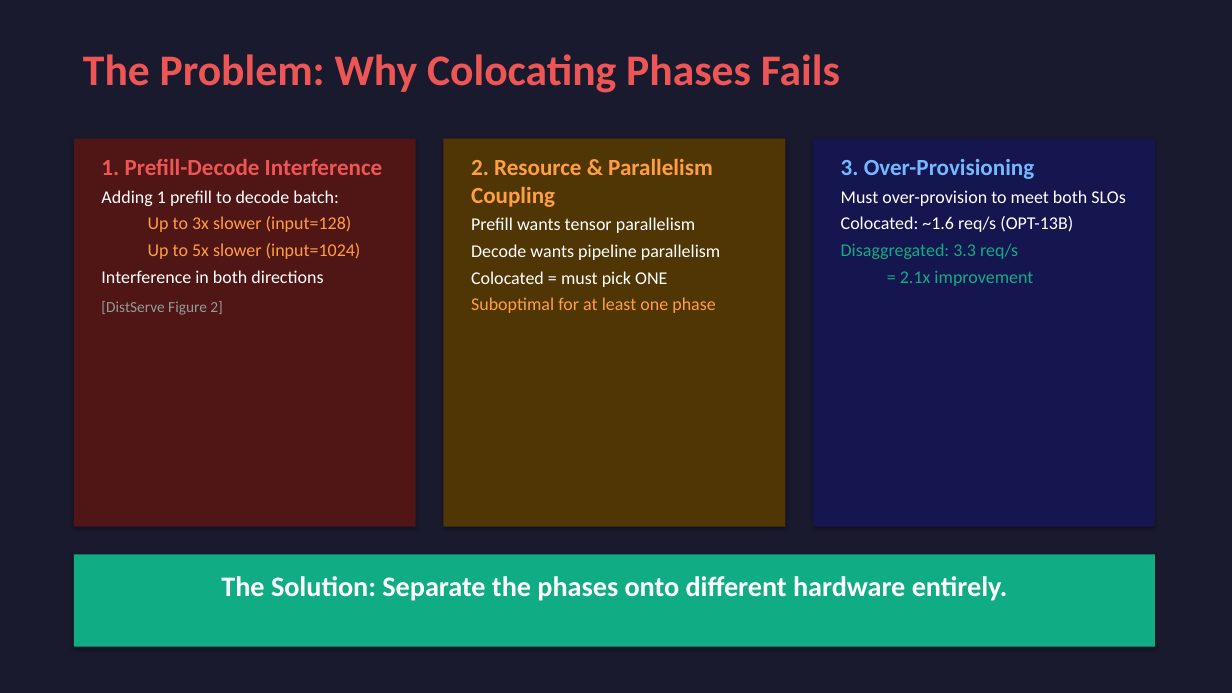
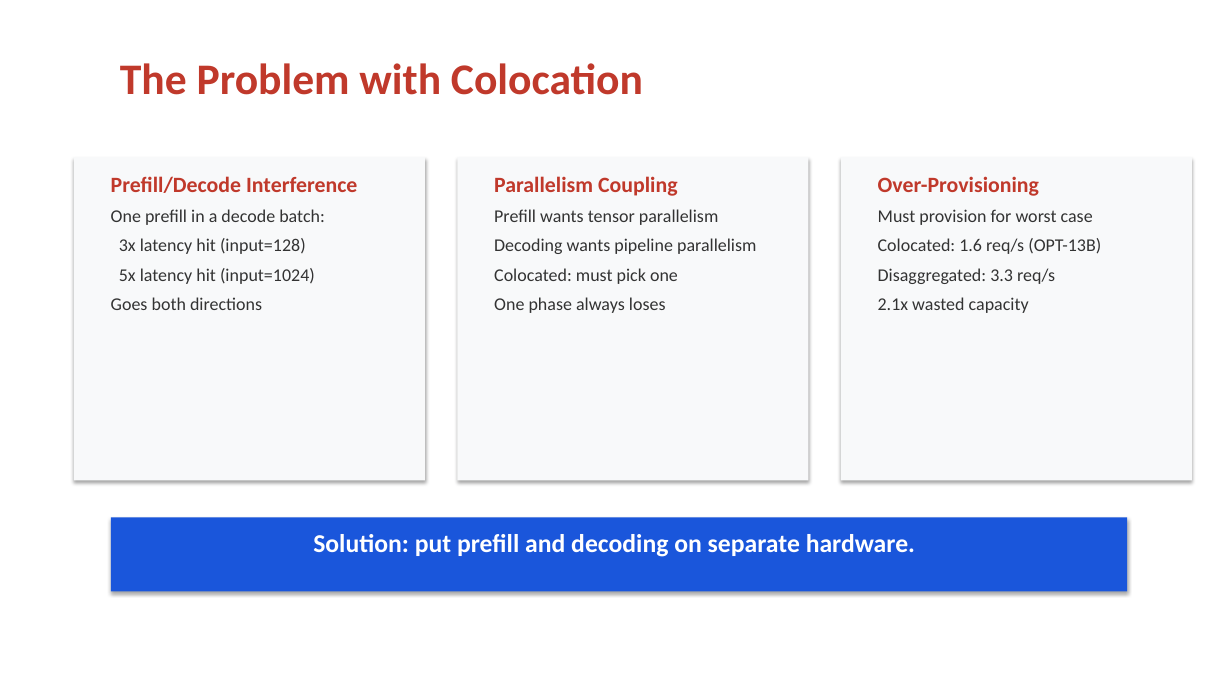
Before and after one commit to beratcelik1/llm-inference-phase-disaggregation, a slide deck: slide 6 of presentation/Phase_Disaggregation_LLM_Inference.pptx. Drawn at 1232x693 pixels with LibreOffice and Linux fonts; fonts in the diff are those of the drawing. Boxes give left, top, right and bottom in pixels: in the first picture for what was removed or moved away, otherwise in the second. Text is boxed around its words. In the diff, an @@ line names an element or a change of style, - is before the commit and + after.

```diff
--- a/presentation/Phase_Disaggregation_LLM_Inference.pptx
+++ b/presentation/Phase_Disaggregation_LLM_Inference.pptx
@@ background #1A1A2E to #FFFFFF @@
@@ text at [120, 63, 643, 95]: text changed; text colour #EE5555 to #C0392B @@
-The Problem: Why Colocating Phases Fails
+The Problem with Colocation
@@ rectangle: place and size @@
-rectangle at [74, 139, 416, 527]
+rectangle at [74, 157, 425, 481]
@@ rectangle at [74, 157, 425, 481]: fill #501515 to #F8F9FA @@
@@ text at [111, 176, 357, 310]: text changed; text colour #FFFFFF to #333333 @@
-1. Prefill-Decode Interference
-Adding 1 prefill to decode batch:
-  Up to 3x slower (input=128)
-  Up to 5x slower (input=1024)
-Interference in both directions
-[DistServe Figure 2]
+Prefill/Decode Interference
+One prefill in a decode batch:
+3x latency hit (input=128)
+5x latency hit (input=1024)
+Goes both directions
@@ rectangle: place and size @@
-rectangle at [444, 139, 786, 527]
+rectangle at [457, 157, 809, 481]
@@ rectangle at [457, 157, 809, 481]: fill #503505 to #F8F9FA @@
@@ text "Parallelism Coupling": place and size @@
-text "Parallelism Coupling" at [471, 159, 720, 313]
+text "Parallelism Coupling" at [494, 176, 756, 313]
@@ text at [494, 176, 678, 196]: text changed; size 18 to 17 pt; text colour #FF9F43 to #C0392B @@
-2. Resource & Parallelism Coupling
+Parallelism Coupling
@@ rectangle: place and size @@
-rectangle at [813, 139, 1155, 527]
+rectangle at [841, 157, 1192, 481]
@@ rectangle at [841, 157, 1192, 481]: fill #151550 to #F8F9FA @@
@@ text "Over-Provisioning": place and size @@
-text "Over-Provisioning" at [841, 159, 1125, 286]
+text "Over-Provisioning" at [878, 176, 1101, 313]
@@ text at [878, 176, 1101, 254]: text changed; text colour #FFFFFF to #333333 @@
-3. Over-Provisioning
-Must over-provision to meet both SLOs
-Colocated: ~1.6 req/s (OPT-13B)
+Over-Provisioning
+Must provision for worst case
+Colocated: 1.6 req/s (OPT-13B)
@@ text at [494, 209, 718, 225]: text colour #FFFFFF to #333333 in "Prefill wants tensor parallelism"; more space between paragraphs @@
@@ text at [494, 238, 756, 313]: text changed; text colour #FFFFFF to #333333 @@
-Decode wants pipeline parallelism
-Colocated = must pick ONE
-Suboptimal for at least one phase
+Decoding wants pipeline parallelism
+Colocated: must pick one
+One phase always loses
@@ text at [878, 268, 1055, 284]: text colour #10AC84 to #333333 in "Disaggregated: 3.3 req/s"; more space between paragraphs @@
@@ text at [878, 297, 1029, 313]: text changed; text colour #10AC84 to #333333 @@
-  = 2.1x improvement
+2.1x wasted capacity
@@ rectangle: place and size @@
-rectangle at [74, 555, 1155, 647]
+rectangle at [111, 518, 1128, 592]
@@ rectangle at [111, 518, 1128, 592]: fill #10AC84 to #1A56DB @@
@@ text at [313, 534, 915, 557]: text changed; size 22 to 20 pt @@
-The Solution: Separate the phases onto different hardware entirely.
+Solution: put prefill and decoding on separate hardware.
```
Also in this commit, not shown: 18 other slides changed, 5 slides added, 6 slides removed, 4 other files.
